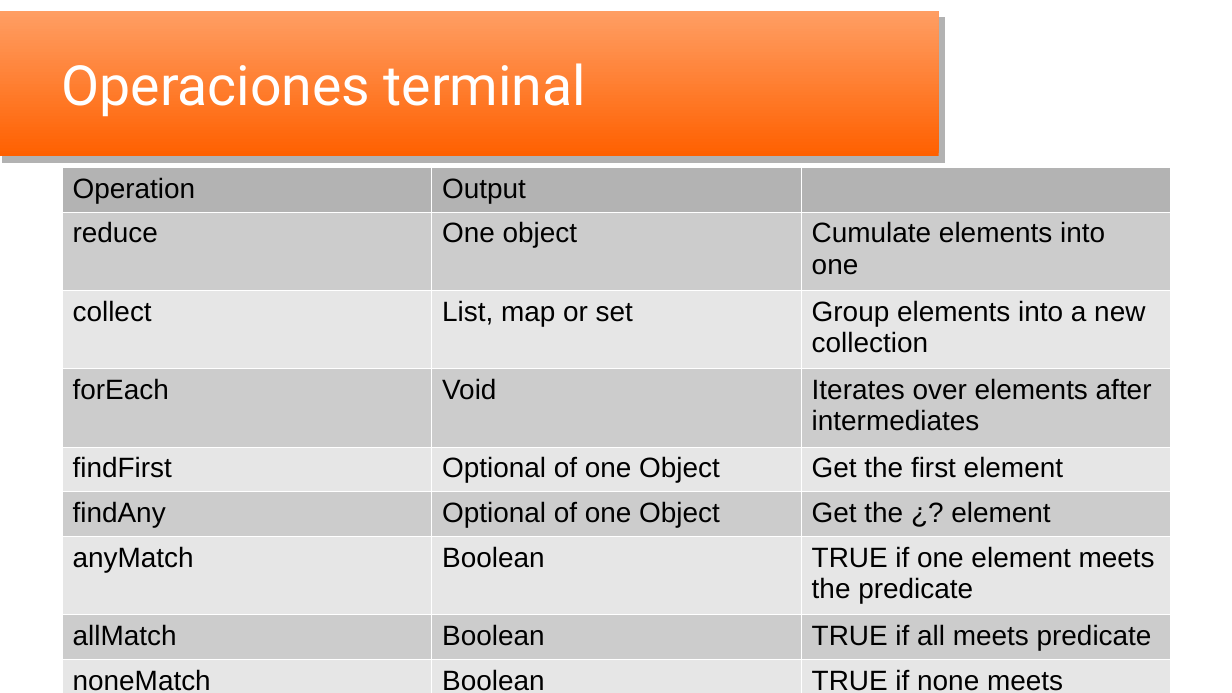
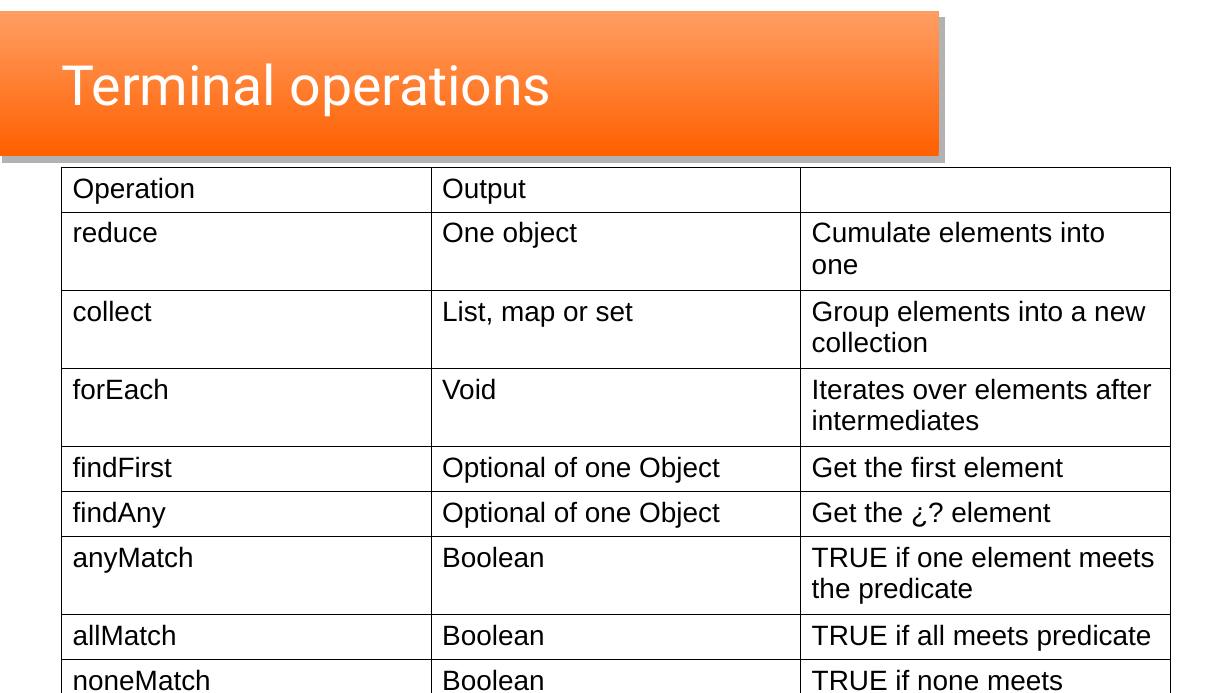
Before and after one commit to oscar-besga-panel/YaitLambdas, a slide deck: slide 12 of YaitLambdas_en.odp (slide 13 before the commit). Drawn at 1232x693 pixels with LibreOffice and Linux fonts; fonts in the diff are those of the drawing; background and template pictures are left out. Boxes give left, top, right and bottom in pixels: in the first picture for what was removed or moved away, otherwise in the second. Text is boxed around its words. In the diff, an @@ line names an element or a change of style, - is before the commit and + after.

```diff
--- a/YaitLambdas_en.odp
+++ b/YaitLambdas_en.odp
@@ title at (x1=62, y1=63, x2=552, y2=116): text changed @@
-Operaciones terminal
+Terminal operations
@@ table at (x1=61, y1=168, x2=1172, y2=693) @@
@@ fill #B3B3B3 to none in 2 cells @@
@@ fill #CCCCCC to none in 12 cells @@
@@ fill #E6E6E6 to none in 12 cells @@
@@ borders changed @@
```
Also in this commit, not shown: 4 other slides changed, 2 slides added, 1 slide removed, 6 other files.
